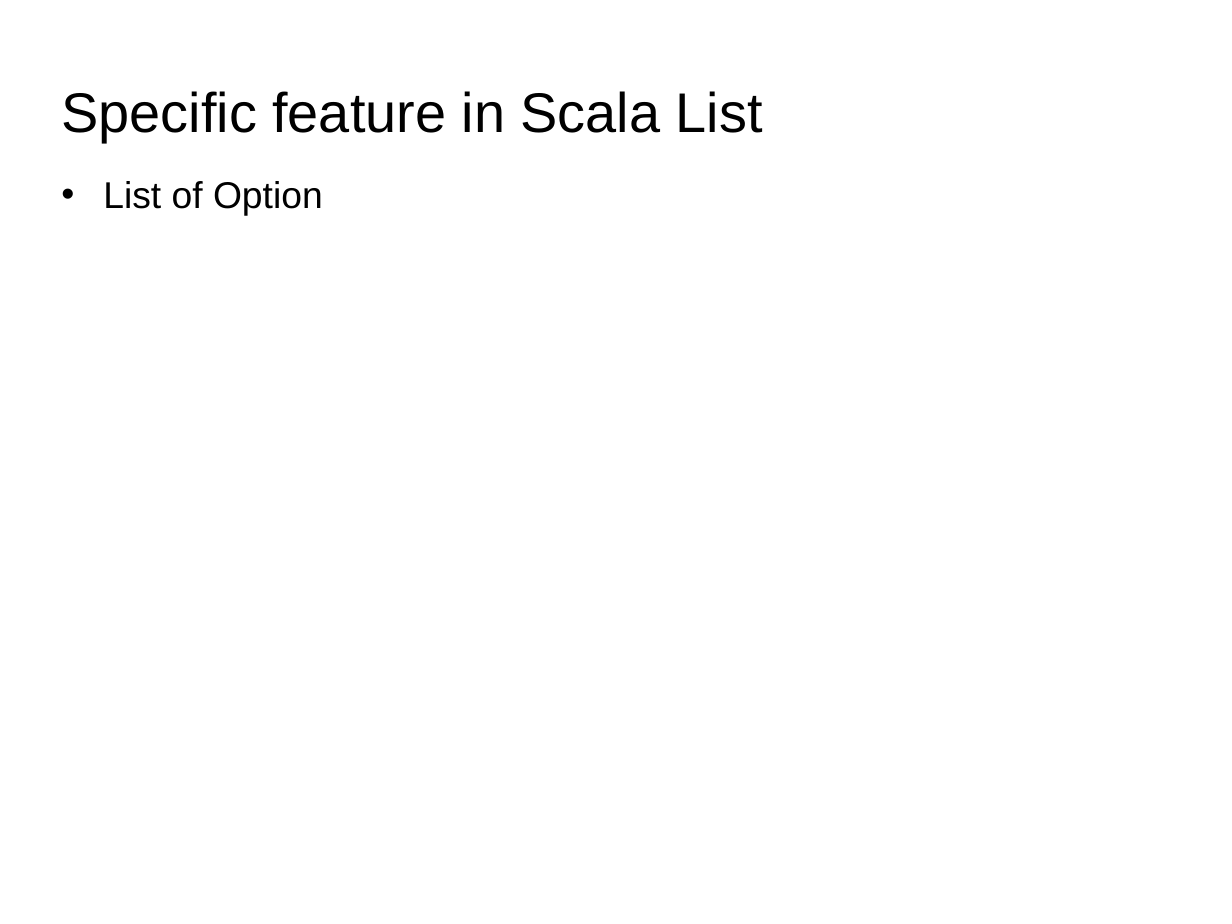
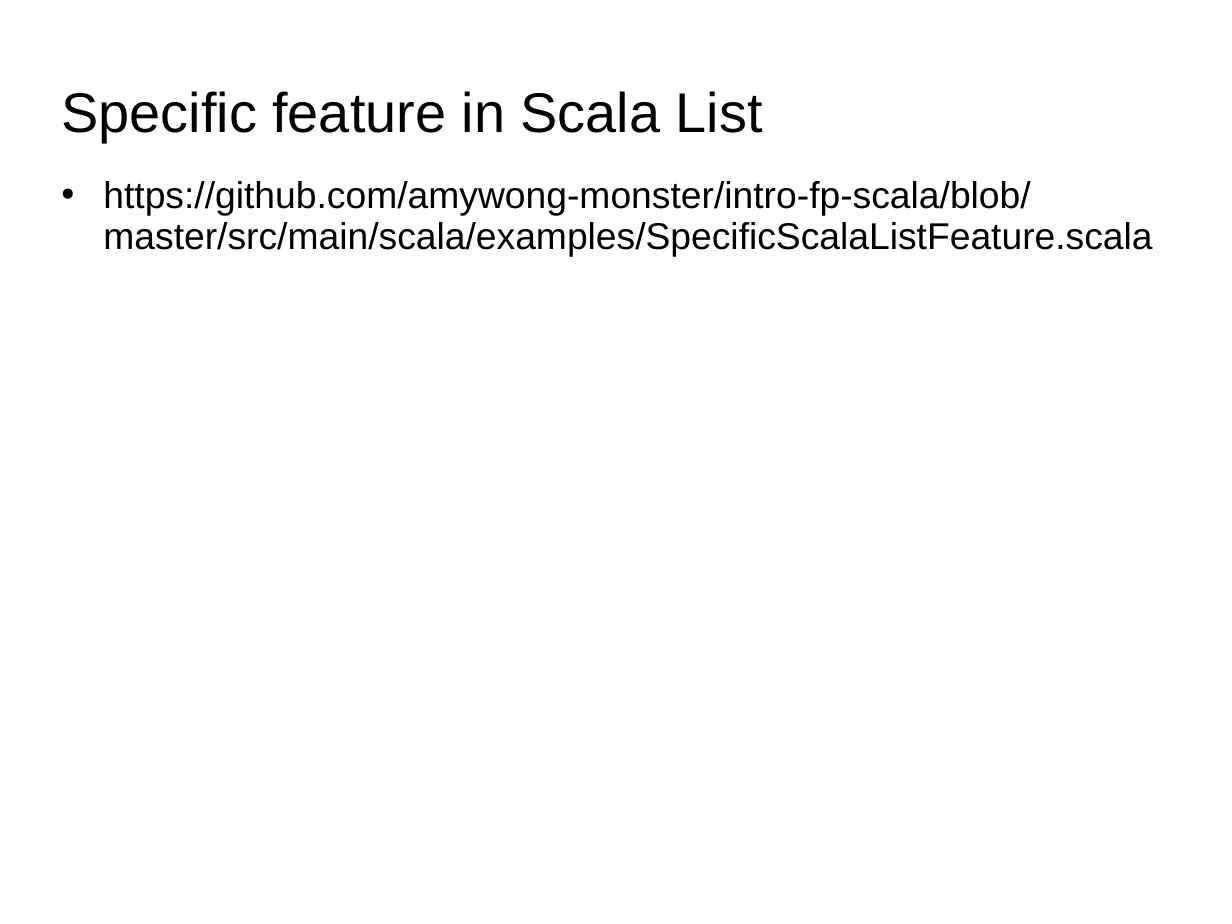
Before and after one commit to amywong-monster/Presentations, a slide deck: slide 15 of 2021-09-16-Basic-FP-Pattern.ppt. Drawn at 1232x924 pixels with LibreOffice and Linux fonts; fonts in the diff are those of the drawing. Boxes give left, top, right and bottom in pixels: in the first picture for what was removed or moved away, otherwise in the second. Text is boxed around its words. In the diff, an @@ line names an element or a change of style, - is before the commit and + after.

```diff
--- a/2021-09-16-Basic-FP-Pattern.ppt
+++ b/2021-09-16-Basic-FP-Pattern.ppt
@@ text at (x1=103, y1=181, x2=1152, y2=257): text changed @@
-• List of Option
+• https://github.com/amywong-monster/intro-fp-scala/blob/master/src/main/scala/examples/SpecificScalaListFeature.scala
```
Also in this commit, not shown: 3 other slides changed.
